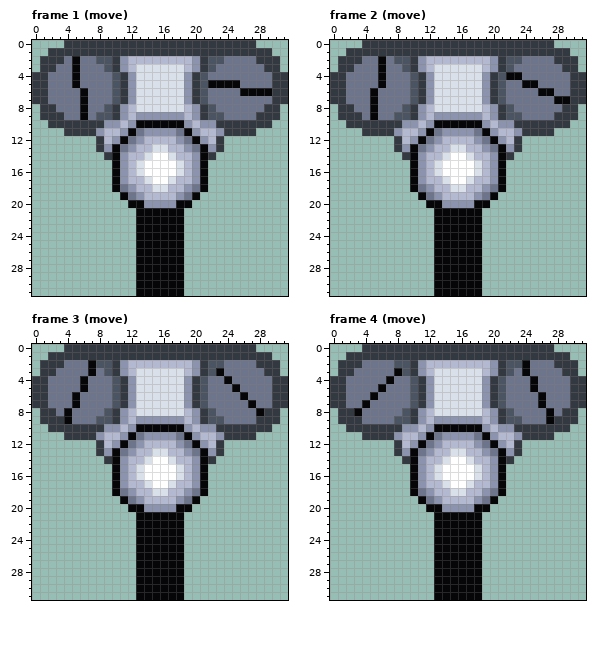
File history of a pixel-art file, art/crawlingTurret.aseprite. Above: the version before the commit.
32x32 pixels, 10 frames. Shown: frame 1 (move), frame 2 (move), frame 3 (move), frame 4 (move). The commit also changed other frames, which this record leaves out.
Once edited:
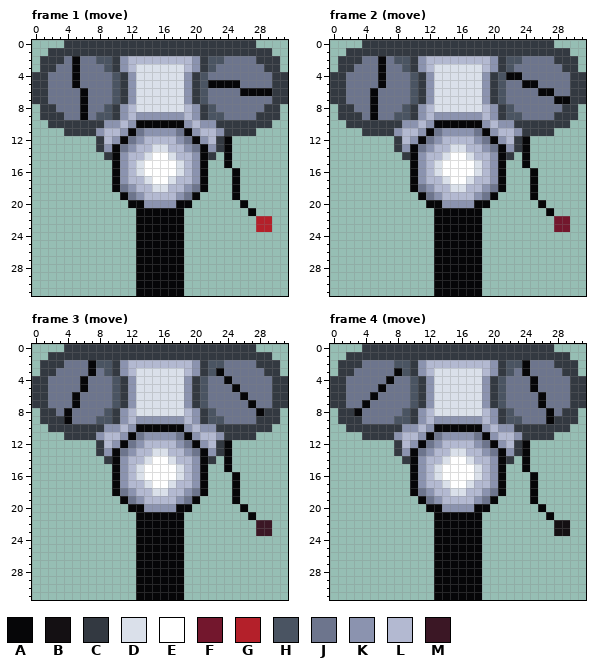
Palette (. is transparent): A #060608  B #141013  C #333941  D #dae0ea  E #ffffff  F #73172d  G #b4202a  H #4a5462  J #6d758d  K #8b93af  L #b3b9d1  M #3b1725
Commit: crawling turrent antennae
From old to new:
layer "Layer 4" added
--- frame 1 (move), layer "Layer 4"
@@ x 22..31 @@
 11 LKCCCC....
-12 LC........
-13 KC........
-14 C.........
-15 ..........
-16 ..........
-17 ..........
-18 ..........
-19 ..........
-20 ..........
-21 ..........
-22 ..........
-23 ..........
+12 LCA.......
+13 KCA.......
+14 C.A.......
+15 ..A.......
+16 ...A......
+17 ...A......
+18 ...A......
+19 ...A......
+20 ....A.....
+21 .....A....
+22 ......GG..
+23 ......GG..
 24 ..........
--- frame 2 (move), layer "Layer 4"
@@ x 22..31 @@
 11 LKCCCC....
-12 LC........
-13 KC........
-14 C.........
-15 ..........
-16 ..........
-17 ..........
-18 ..........
-19 ..........
-20 ..........
-21 ..........
-22 ..........
-23 ..........
+12 LCA.......
+13 KCA.......
+14 C.A.......
+15 ..A.......
+16 ...A......
+17 ...A......
+18 ...A......
+19 ...A......
+20 ....A.....
+21 .....A....
+22 ......FF..
+23 ......FF..
 24 ..........
--- frame 3 (move), layer "Layer 4"
@@ x 22..31 @@
 11 LKCCCC....
-12 LC........
-13 KC........
-14 C.........
-15 ..........
-16 ..........
-17 ..........
-18 ..........
-19 ..........
-20 ..........
-21 ..........
-22 ..........
-23 ..........
+12 LCA.......
+13 KCA.......
+14 C.A.......
+15 ..A.......
+16 ...A......
+17 ...A......
+18 ...A......
+19 ...A......
+20 ....A.....
+21 .....A....
+22 ......MM..
+23 ......MM..
 24 ..........
--- frame 4 (move), layer "Layer 4"
@@ x 22..31 @@
 11 LKCCCC....
-12 LC........
-13 KC........
-14 C.........
-15 ..........
-16 ..........
-17 ..........
-18 ..........
-19 ..........
-20 ..........
-21 ..........
-22 ..........
-23 ..........
+12 LCA.......
+13 KCA.......
+14 C.A.......
+15 ..A.......
+16 ...A......
+17 ...A......
+18 ...A......
+19 ...A......
+20 ....A.....
+21 .....A....
+22 ......BB..
+23 ......BB..
 24 ..........
